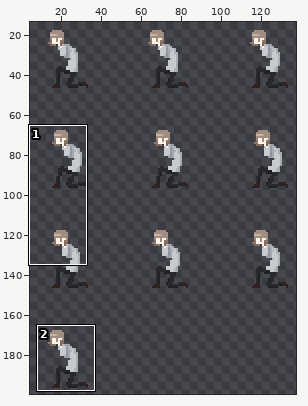
Two states of a sprite sheet, Assets/Animation/Sprite/Selma/Shot_crouch.png. The picture above shows the old version from afar; the outline marks the close-up.
Close-up. As it was:
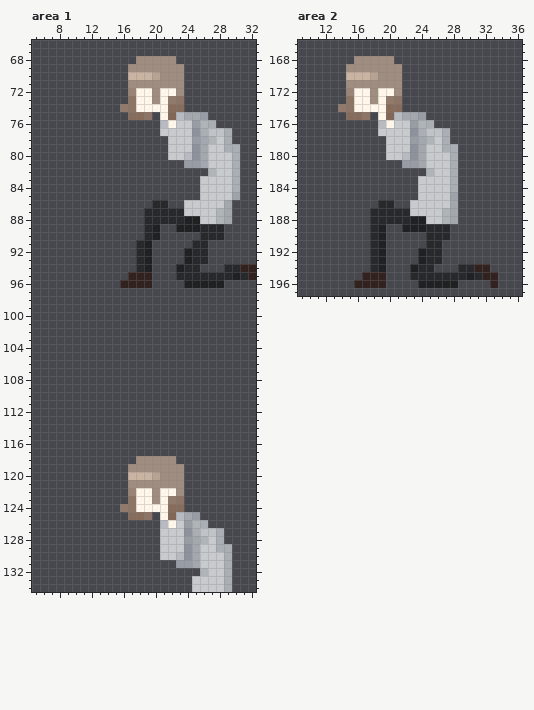
The file is 150x200 pixels. Colours within 5 levels of each other are drawn and written as one. Shown: area 1: x 5..32, y 66..134; area 2: x 9..36, y 166..197. The wide view leaves out empty margins. The commit also changed other parts of the picture, which this record leaves out.
After the commit:
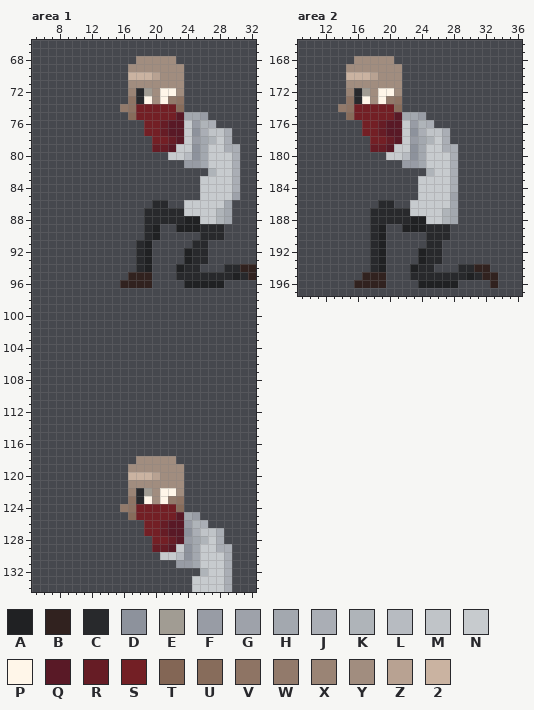
Palette (. is transparent): A #202123  B #31221f  C #28292c  D #8d929c  E #a19c93  F #989ca5  G #9ea2aa  H #a3a8af  J #aaaeb5  K #afb4b9  L #b7bbc1  M #c0c4c8  N #c7cbce  P #fff6e9  Q #591926  R #661c25  S #731f25  T #836655  U #876c5b  V #8e7464  W #927a6b  X #9a8475  Y #a18d7f  Z #b8a292  2 #cab3a1
Change:
Changed rows in their new state; - is an unchanged pixel.
Area 1:
first column x 18:
 72 CE----
 73 C-----
 74 SSSSS-
 75 SSSSSQ
 76 -SSRQQ
 77 -SSRQQ
 78 --SSRQ
 79 --RRQ-
first column x 18:
122 CE----
123 C-----
124 SSSSS-
125 SSSSSQ
126 -SSRQQ
127 -SSRQQ
128 --SSRQ
129 --RRQ-
Area 2:
first column x 16:
172 CE----
173 C-----
174 SSSSS-
175 SSSSSQ
176 -SSRQQ
177 -SSRQQ
178 --SSRQ
179 --RRQ-
